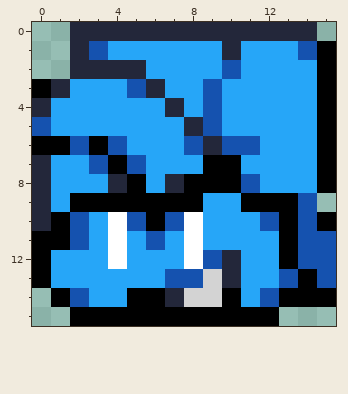
Pixel-art sprite: icon_16.png. The first picture shows the starting point.
The file is 16x16 pixels.
After the commit:
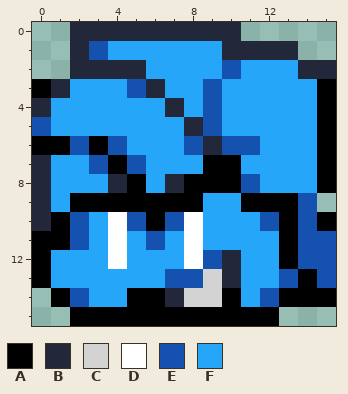
Palette (. is transparent): A #000000  B #23273a  C #d3d3d3  D #ffffff  E #1552af  F #26a6f8
Change:
@@ x 9..15 @@
- 0 BBBBBB.
- 1 FBFFFEA
- 2 FEFFFFA
+ 0 BB.....
+ 1 FBBBB..
+ 2 FEFFFBB
  3 EFFFFFA
Changed places in both pictures, as pixel boxes (x1, y1, x2, y2):
changed: (241, 22, 336, 79)
